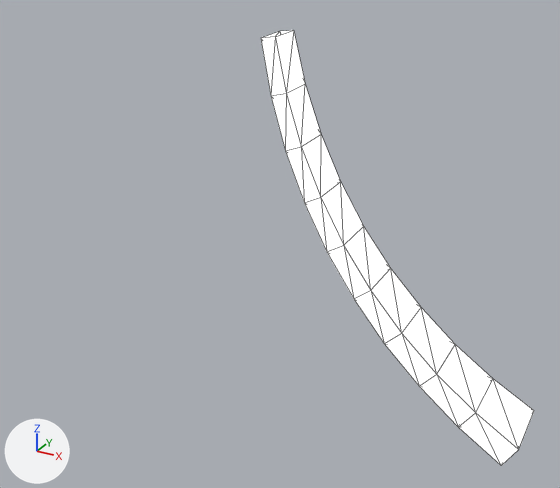
The OBJ model NorfolkVizApp/depends/models/L01.obj as it was, and as the next commit left it.
One viewpoint serves both versions: a 50 mm camera at (431.0, -683.0, 66.0) aimed at (41.0, 25.0, -288.0). The lights are fixed; the arrows at lower left show +X, +Y and +Z. Mesh edges are drawn as thin lines. Where no turn or scale is listed for an object, it has been applied to the vertices.

In view in the first picture: 'L01'.
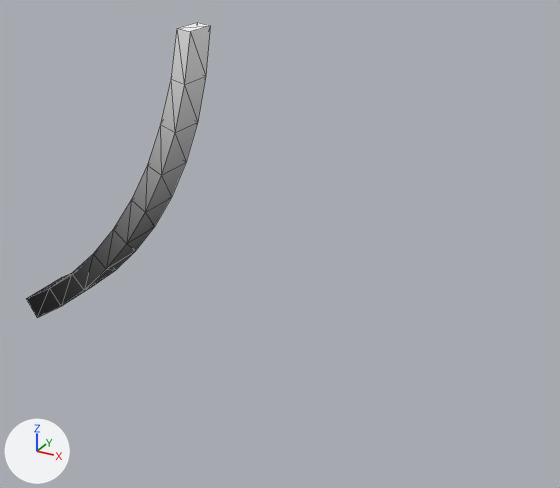
The change in detail:
In material '17___Default' (mat_17___default), emission_strength is no longer 1.0.
me_l01 has 40 vertices, 76 faces and spans x 42.0..336.0, y -16.0..55.0, z -461.0..-50.0.
me_l01 is used by ob_l01; location (0.0, 0.0, 0.0).
me_l01 part 1: the whole mesh is mirrored in x about the mesh origin.

Where the change shows, as pixel boxes (x1, y1, x2, y2) in the pictures (560 x 488 px):
'L01', surface changed, mesh mirrored
    before: (261, 30, 534, 466)
    after: (26, 22, 210, 318)
